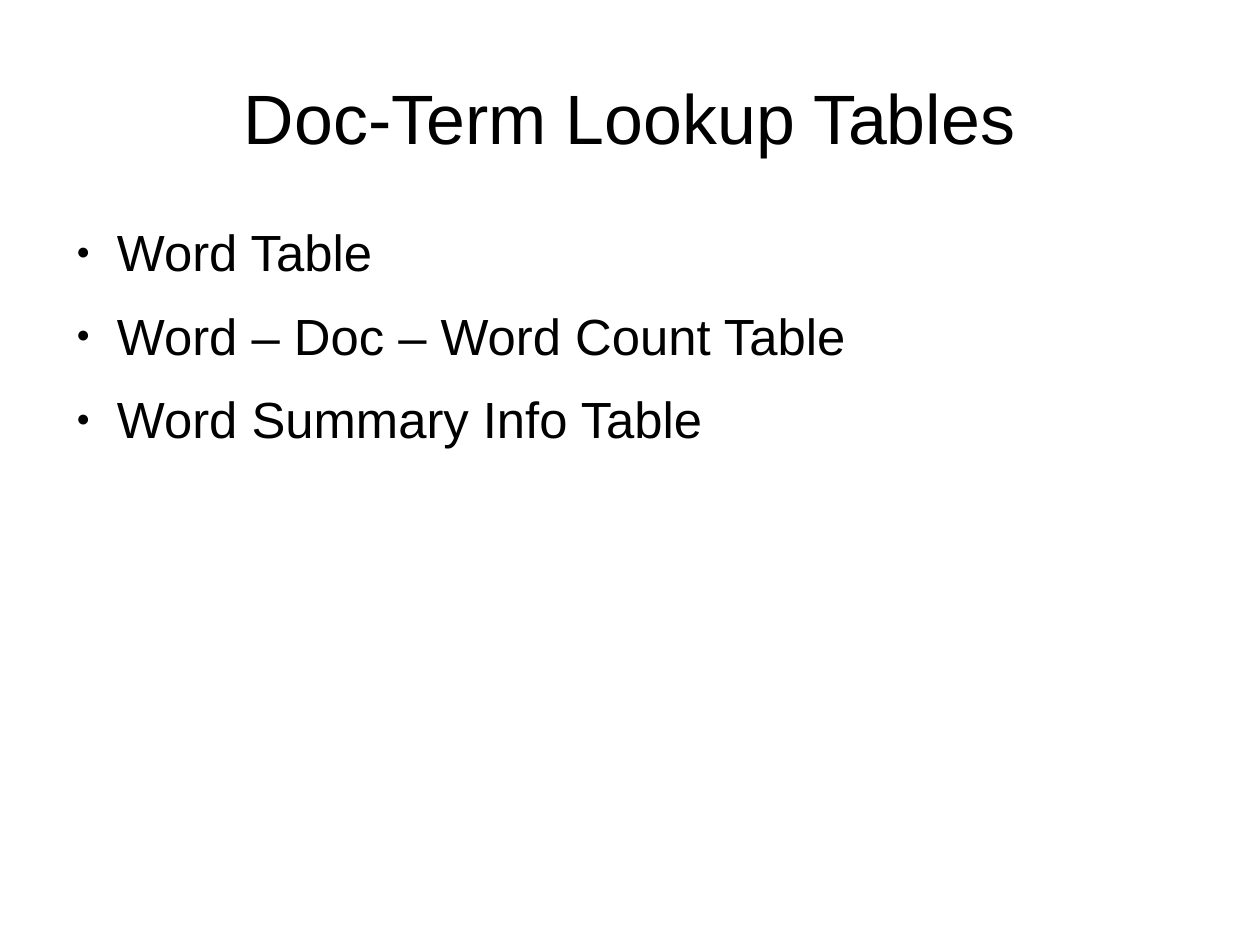
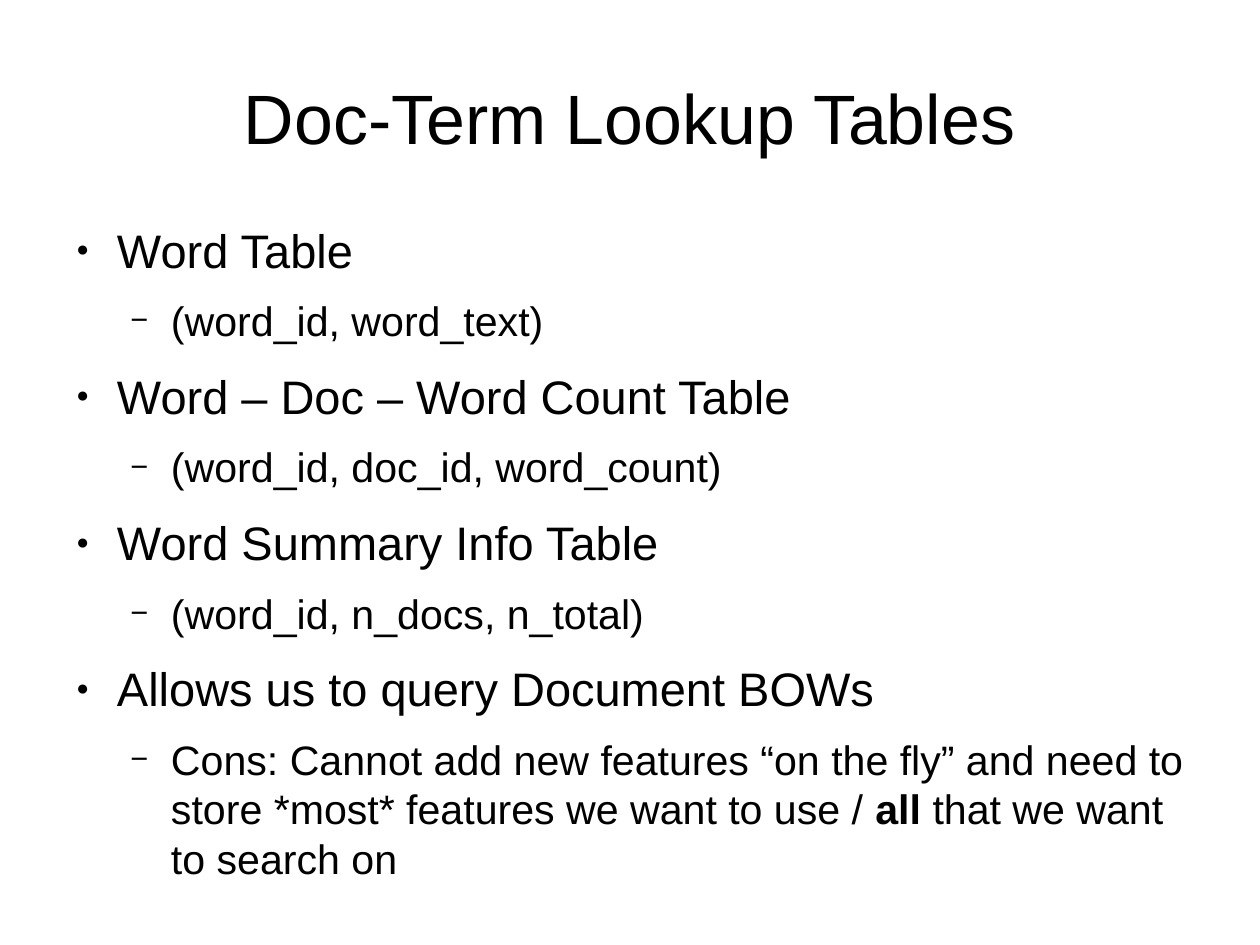
Before and after one commit to immersinn/rssfeed_link_collector, a slide deck: slide 5 of reports/RSS Feed Localized Search Overview Presentation.odp. Drawn at 1260x945 pixels with LibreOffice and Linux fonts; fonts in the diff are those of the drawing. Boxes give left, top, right and bottom in pixels: in the first picture for what was removed or moved away, otherwise in the second. Text is boxed around its words. In the diff, an @@ line names an element or a change of style, - is before the commit and + after.

Commit message:
+ streamlined graph graphing process + added notebook for generating content from copar article local search thingy + remove some old notebookos that were no longer needed + renamed a few files to "better" names + updated presentation

```diff
--- a/reports/RSS Feed Localized Search Overview Presentation.odp
+++ b/reports/RSS Feed Localized Search Overview Presentation.odp
@@ text at (x1=117, y1=234, x2=1183, y2=875): paragraph added @@
+  − (word_id, word_text)
@@ text at (x1=117, y1=234, x2=790, y2=569): size 32 to 29.6 pt in "Word Table", "Word – Doc – Word Count Table", "Word Summary Info Table" @@
@@ text at (x1=171, y1=452, x2=721, y2=491): paragraph added @@
+  − (word_id, doc_id, word_count)
@@ text at (x1=117, y1=599, x2=1183, y2=875): paragraphs added @@
+  − (word_id, n_docs, n_total)
+● Allows us to query Document BOWs
+  − Cons: Cannot add new features “on the fly” and need to store *most* features we want to use / all that we want to search on
```
Also in this commit, not shown: 4 other slides changed, 2 slides added, 27 other files.
